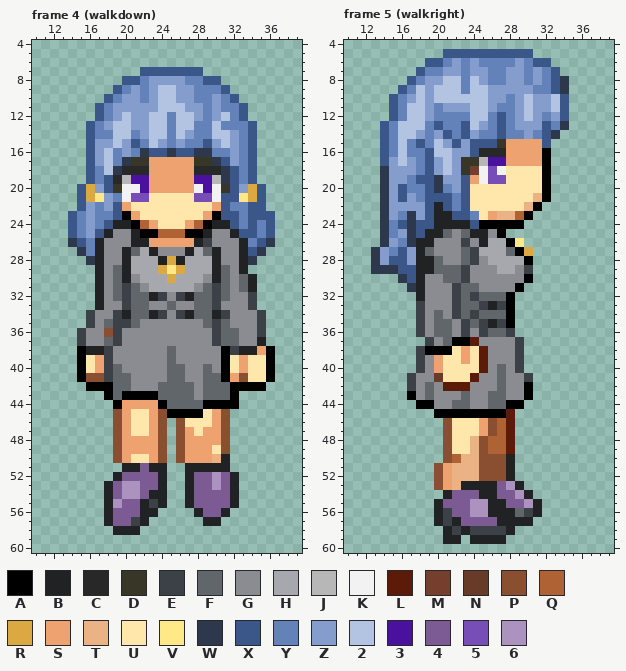
Two states of a pixel-art file, dist/img/player/mage.aseprite. The picture above was drawn from the file before the commit.
50x64 pixels, 16 frames. Colours within 5 levels of each other are drawn and written as one. Shown: frame 4 (walkdown): x 10..39, y 4..60; frame 5 (walkright): x 10..39, y 4..60. The commit also changed other frames, which this record leaves out.
Palette (. is transparent): A #000000  B #212223  C #282828  D #383626  E #3b4147  F #61666b  G #8a8c91  H #a6a8ad  J #b7b7b7  K #f2f2f2  L #5b1b08  M #753e2d  N #683a28  P #894f30  Q #af6335  R #dba841  S #eea26f  T #ebb385  U #ffe7ac  V #ffe885  W #2d384c  X #3b5689  Y #6482ba  Z #849dcc  2 #b3c3e2  3 #49119e  4 #7c5a93  5 #774db7  6 #ac93bf
Pixels before, frame 4 (walkdown), first column x 14:
 7 ........XXXXXXX........
 8 ......XXYZZZZYYXX......
 9 .....XYZYZ22ZZYYYX.....
10 ....XYZZYZ22ZZYYZYX....
11 ...XYZZZZZ222ZZYZYYX...
12 ...XYZ2ZZ22Y22ZYZ2YX...
13 ..XYZ22ZZ22Y22YY2YYYX..
14 ..XYY22YZ22Y2ZYY22ZYX..
15 ..XZZ2ZXY2ZYZYYXZ2ZYX..
16 ..XZ2YZYWXXWXXWWYYZYX..
17 ..XZ2YWDDSSSSSDDWXZYX..
18 ..XY2WCCCSSSSSCCCWXYX..
19 ..XYXCJ33SSSSS33JWXYX..
20 .XRZXDKK3SSSSSK3KDXZRX.
21 .XRVZYK55UUUUU55KXXVRX.
22 .XZYZXSUUUUUUUUUSXYYXX.
23 XYZYYXASUUUUUUUSAXXYXXX
24 XYZYXBBAQSUUUSQABBXYXYX
25 XYZXBGGBAAQQQAABGGBXXYX
26 WXYBGGGBBSSSSSBEGGGBYXW
27 .WYBGGBFHBGGGBHFBGGBXW.
28 ..WBGGBHHHBRBHHHBGGBW..
29 ...BGFBHHHRVRHHHBFGB...
30 ...BGFBGHHHRHHHGBFGFB..
31 ...BGFEFGHHHHHGFEFGFB..
32 ...BGFEFFBEGEBFFEFGGE..
33 ...BGGEFFGGFGGFFEGGGE..
34 ..EGGEBFFBEGEBFFBEGGGE.
35 ..EGFEEFGGGGGGGFEFGGGE.
36 .EGGPEGGGGGGGGGGEFFGGE.
37 .EGGFEGGGGGGGGGGEFFGGB.
38 .ABBEGGGGGGFGGGGGAEBBSA
39 .AUSEGGGGGGFGGGGGAUSUUA
40 .AUSEFGGGGGFFGGFGAUSUUA
41 .APPEFFGGGGFFGGFFASPUUA
42 ..AAAFFGGGFFFFGFFFAAAA.
43 ....AFAAAAFFFFGFFFA....
44 .....ASSSSAFFFFAAAA....
45 .....PSUUSPAAAAUSP.....
46 .....PSUUSP.PUUUSP.....
47 .....PSUUSP.PSUSSP.....
48 .....PSSSSP.PSSSSP.....
49 .....PSSSSP.PSSSUP.....
50 .....PSUUSP.PSSSTB.....
51 ......BB4BB..BBBBB.....
52 .....B4444B..B4464B....
53 ....B46644B..B4464B....
54 ....B4664BB..B4444B....
55 ....B644BEB..B4444B....
56 ....B444BB....B44B.....
57 ....B44EB......BB......
58 .....BBB...............
Pixels before, frame 5 (walkright), first column x 13:
 5 ........XXXXXXXXXX....
 6 ......XXYZYZYYYYZYXX..
 7 .....XYYZZYZZYYZZYZYX.
 8 ....XYZZ22Y2ZYYZZYZYXW
 9 ...XY2Z222Y22ZZZZZYYXW
10 ..XYZ2Z222222ZZYZ2ZZ2X
11 ..XY22ZYZZZ22ZYYZ2ZZ2X
12 ..XY22ZYYYY22YXYZ2ZYZX
13 .XY222YXYYX2ZYXYZZZXYW
14 .XY22ZYZXYXZYYXYYZYXW.
15 .XY2YXY2ZXZXXXDSSSSX..
16 .XY2YYX22ZZXCCCSSSSA..
17 .XZ2ZYXZ2ZDDJ33SSSSA..
18 .WZZZYXZ2ZDMK5KUUUUA..
19 .WZZYXXWZZXSK55UUUUA..
20 .WZXYYXWYZXUUUUUUUUA..
21 .WZXZYXXXYXUUUUUUUTA..
22 .WZZZZXBXYXUUUUUUTA...
23 .WZYWZXBBXXYUSTTQA....
24 .WYXWXXBBBBXAAAAA.....
25 .WYZWXBBFGFBBGA.......
26 .WZYWBBGGGEGBHHAV.....
27 WZYXZBFGGGFEHHHFAR....
28 WZXXZBBFGGFEGHHHHA....
29 WWWXXBBFFFEGGGHHGE....
30 ...WXBGGFFEGGGGGGA....
31 ....WBGGGEFFGGGGA.....
32 .....BGGGEFEFFFA......
33 .....EGGGEFFEBEA......
34 .....EGFGEFEFFFA......
35 .....EGFFGEFEBEA......
36 .....EGFFGEGEFFE......
37 ......EGFAALGGGGE.....
38 .....EAAAUSULGGGE.....
39 .....EGSUUSULGGGE.....
40 .....EGSUUUULGFGE.....
41 ....EGGNUUULGGFGGE....
42 ....EGFGLLLGGGFGGA....
43 ....AGFGGGFGGFFGGA....
44 .....AAGGFFGGFFAA.....
45 .......AAAAAAAAL......
46 ........PUUUSPQL......
47 ........PUUUSPQL......
48 ........PUUTPQQL......
49 ........PUUTPQQL......
50 ........PQTTPPPB......
51 .......PSTTTPPPB......
52 .......PSTTTPPPB......
53 .......PSTBBBB46B.....
54 ........B444BB446B....
55 .......B44466BB446B...
56 .......BE4466BBBFEB...
57 .......BEB4444BBBB....
58 ........BEBEEEEB......
59 ........BB.BBBB.......
The same view after the edit:
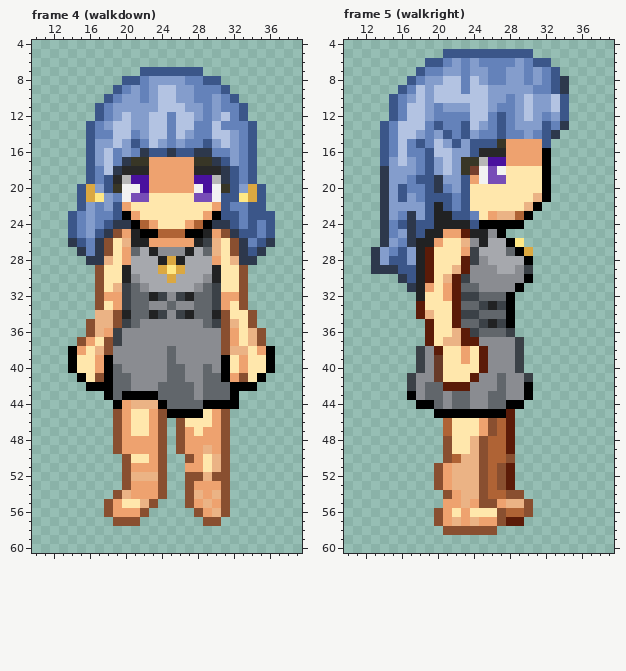
From old to new:
layer "backhair" added
layer "feet" added
layer "legs" added
layer "body" added
layer "skirt" added
layer "shirt" added
layer "arms" added
layer "hair" added
layer "Sprite Sheet" removed
Changed rows in their new state; - is an unchanged pixel.
Frame 4 (walkdown):
first column x 14:
24 -----WW---------WW-----
25 ----WPS---------SPW----
26 ---WPUT---------TUPW---
27 ---WPUS---------TUPW---
28 ---WTUS---------SUTW---
29 ---PUU-----------UUP---
30 ---PUU-----------UUP.--
31 ---PUT-----------UUP.--
32 ---PSS-----------SSP.--
33 ---PUS-----------SUP.--
34 --.TTP-----------PUUP.-
35 --PTTP-----------PTUP.-
36 -.PTS-----------GPSUTP-
37 -PSUP-----------GPSUTP-
38 ASUTP------------PTTU--
39 AU--A------------------
40 AU--A------------------
41 --U-A----------------A.
42 ---------------------.-
44 -------TTT-------------
first column x 18:
49 -----------TS--
50 -.P-----.P-U-P-
51 --PSSSP--SSUTP-
52 -.PTTTP--PPTPP.
53 ..PSSSP--PSSSP.
54 .PTSSSP--PTSTP.
55 PSUUTP.--PSTSP.
56 PSSSP.----PSTP-
57 .PPP.------PP--
58 -...-----------
Frame 5 (walkright):
first column x 18:
25 ---SSL--------
26 --SUUT--------
27 -LUUUS--------
28 -LUUUL--------
29 -LUUTL--------
30 -LUTL---------
31 -SUSL---------
32 -UUSLE--------
33 LUUUL---------
34 LTUULE--------
35 .LUULF--------
36 .LUUTLEF------
37 -LUTTL--------
38 -GLU----------
39 --N-----------
40 --N------G----
42 --F-----------
43 --F-F---------
44 --F-----------
46 ---Q----------
47 ---Q----------
50 --------QQP---
51 --------Q-L---
52 --------Q-L---
53 -----TTPQPL.--
54 ---PSTTPQQPP.-
55 --.SSTSPPSTTP.
56 --PSUSUUUPQQP.
57 --PSTSTSSPLL.-
58 ---PPPPPP..---
59 ---..-....----
Changed places in both pictures, as pixel boxes (x1, y1, x2, y2):
changed: (68, 220, 158, 409)
changed: (212, 220, 275, 391)
changed: (104, 445, 239, 535)
changed: (416, 229, 506, 436)
changed: (434, 454, 542, 544)
